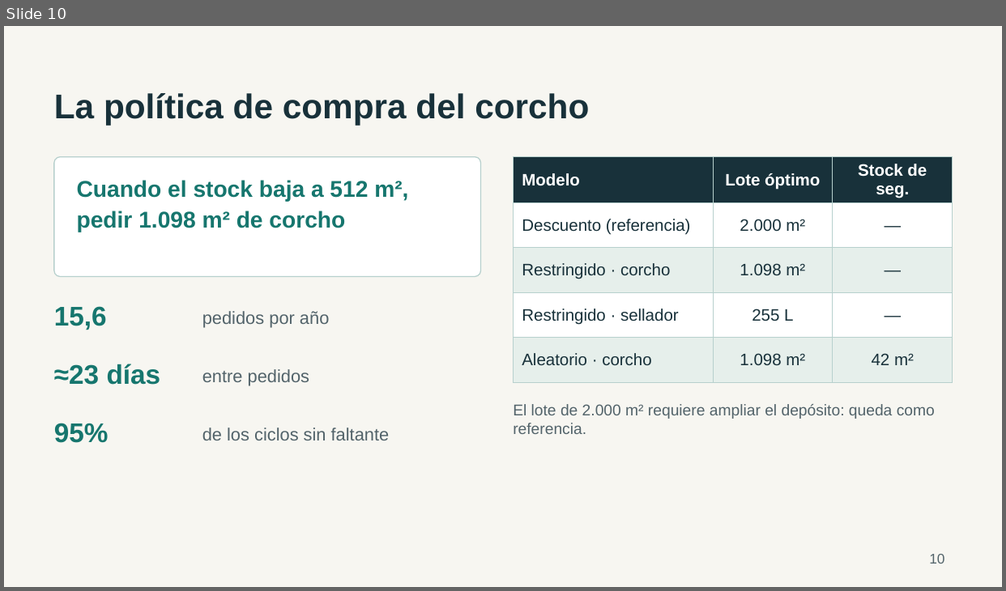
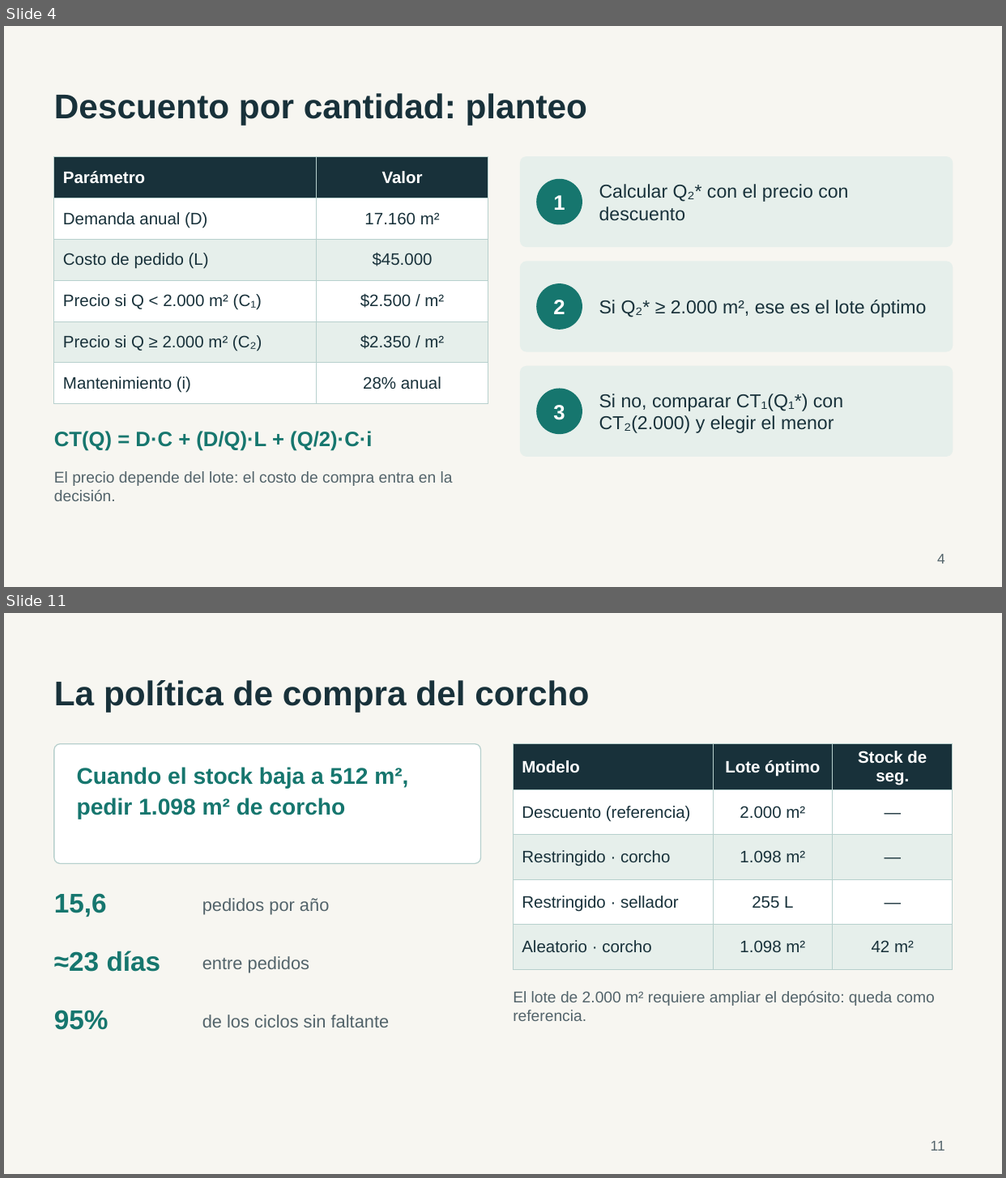
Before and after one commit to JuanBonadeo/utn_brain, a slide deck: materias/IO/entregables/etapa3/IO_402_Grupo1_Etapa3_Presentacion.pptx. Shown one above the other, each under a label of ours: slide 10 before the commit, slides 4 and 11 after it; the slides between them are not shown. The pictures are 1006x591 and 1006x1178 pixels, drawn with LibreOffice and Linux fonts; fonts in the diff are those of the drawing. Boxes give left, top, right and bottom in pixels: in the first picture for what was removed or moved away, otherwise in the second. Text is boxed around its words. In the diff, an @@ line names an element or a change of style, - is before the commit and + after.

```diff
--- a/materias/IO/entregables/etapa3/IO_402_Grupo1_Etapa3_Presentacion.pptx
+++ b/materias/IO/entregables/etapa3/IO_402_Grupo1_Etapa3_Presentacion.pptx
@@ slide 4 added at (x1=4, y1=26, x2=1002, y2=587), background #F7F6F1 @@
@@ title added at (x1=54, y1=93, x2=587, y2=126), 33 pt, text #18313A, bold @@
+Descuento por cantidad: planteo
@@ table added at (x1=54, y1=157, x2=488, y2=396), 6 rows, 2 columns @@
+Parámetro | Valor
+Demanda anual (D) | 17.160 m²
+Costo de pedido (L) | $45.000
+Precio si Q < 2.000 m² (C₁) | $2.500 / m²
+Precio si Q ≥ 2.000 m² (C₂) | $2.350 / m²
+Mantenimiento (i) | 28% anual
@@ rounded rectangle added at (x1=521, y1=157, x2=953, y2=247), fill #E6EFEB, outline #E6EFEB 1 pt @@
@@ ellipse added at (x1=537, y1=179, x2=582, y2=224), fill #16766E, outline #16766E 1 pt @@
@@ text added at (x1=553, y1=195, x2=565, y2=210), 20 pt, text #FFFFFF, bold @@
+1
@@ text added at (x1=599, y1=184, x2=848, y2=221), 18 pt, text #18313A @@
+Calcular Q₂* con el precio con descuento
@@ rounded rectangle added at (x1=521, y1=262, x2=953, y2=352), fill #E6EFEB, outline #E6EFEB 1 pt @@
@@ ellipse added at (x1=537, y1=284, x2=582, y2=329), fill #16766E, outline #16766E 1 pt @@
@@ text added at (x1=553, y1=300, x2=565, y2=314), 20 pt, text #FFFFFF, bold @@
+2
@@ text added at (x1=599, y1=300, x2=926, y2=318), 18 pt, text #18313A @@
+Si Q₂* ≥ 2.000 m², ese es el lote óptimo
@@ rounded rectangle added at (x1=521, y1=367, x2=953, y2=456), fill #E6EFEB, outline #E6EFEB 1 pt @@
@@ ellipse added at (x1=537, y1=389, x2=582, y2=434), fill #16766E, outline #16766E 1 pt @@
@@ text added at (x1=553, y1=405, x2=565, y2=420), 20 pt, text #FFFFFF, bold @@
+3
@@ text added at (x1=599, y1=394, x2=843, y2=433), 18 pt, text #18313A @@
+Si no, comparar CT₁(Q₁*) con CT₂(2.000) y elegir el menor
@@ text added at (x1=54, y1=431, x2=372, y2=451), 20 pt, text #16766E, bold @@
+CT(Q) = D·C + (D/Q)·L + (Q/2)·C·i
@@ text added at (x1=54, y1=472, x2=453, y2=501), 15 pt, text #52636A @@
+El precio depende del lote: el costo de compra entra en la decisión.
@@ page number added at (x1=937, y1=554, x2=945, y2=564), 13.5 pt, text #52636A @@
+4
@@ what was slide 10 is now slide 11 @@
@@ page number at (x1=931, y1=1141, x2=945, y2=1151): text changed @@
-10
+11
```
Also in this commit, not shown: 7 slides changed, 3 other slides added, 4 slides removed, 1 other file.
